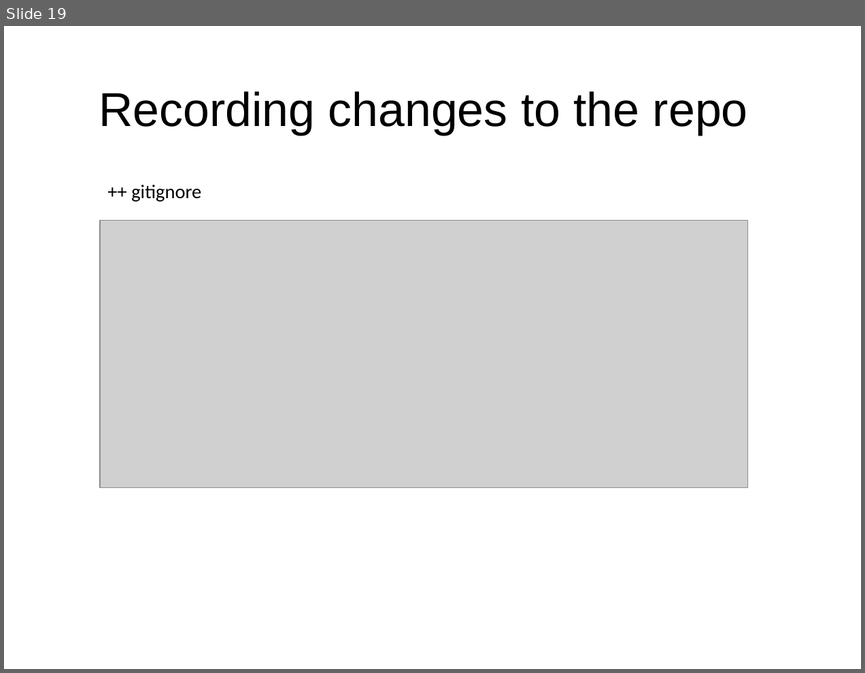
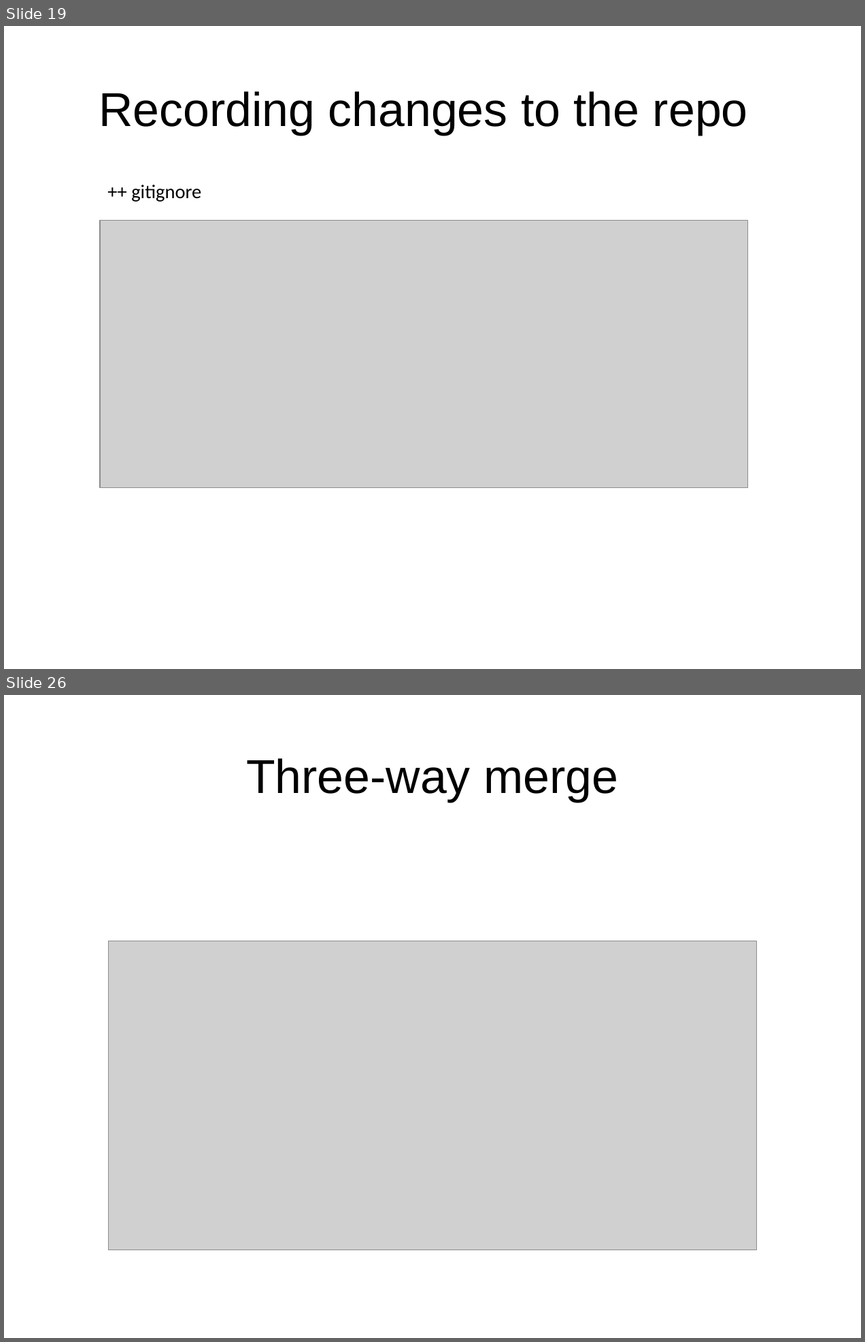
Before and after one commit to rosiv-git-trainings/docs, a slide deck: prezentacja.odp. Shown one above the other, each under a label of ours: slide 19 before the commit, slides 19 and 26 after it; the slides between them are not shown. The pictures are 865x673 and 865x1342 pixels, drawn with LibreOffice and Linux fonts; fonts in the diff are those of the drawing; grey boxes stand for pictures; background and template pictures are left out. Boxes give left, top, right and bottom in pixels: in the first picture for what was removed or moved away, otherwise in the second. Text is boxed around its words. In the diff, an @@ line names an element or a change of style, - is before the commit and + after.

```diff
--- a/prezentacja.odp
+++ b/prezentacja.odp
@@ slide 26 added at [4, 695, 861, 1338], background picture (left out) @@
@@ title added at [246, 758, 618, 802], 44 pt, text #000000 @@
+Three-way merge
@@ picture added at [108, 940, 756, 1249] @@
```
Also in this commit, not shown: 1 slide changed, 14 other slides added, 1 slide removed, 2 other files.
